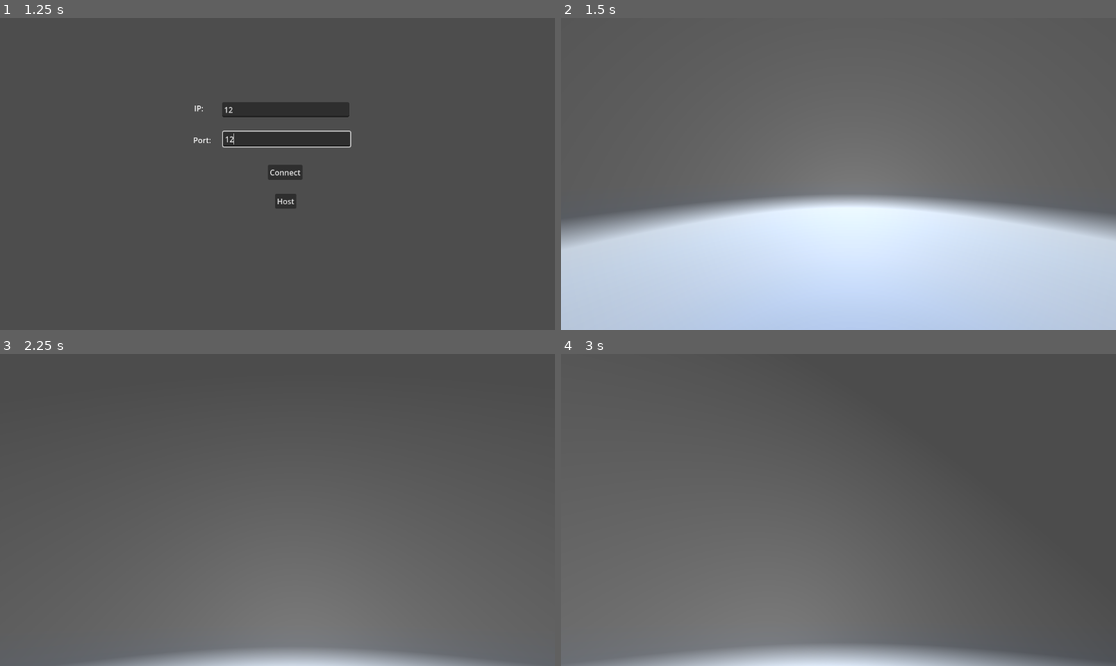
Above: before the commit, frames 1-4 (two rows, left to right).
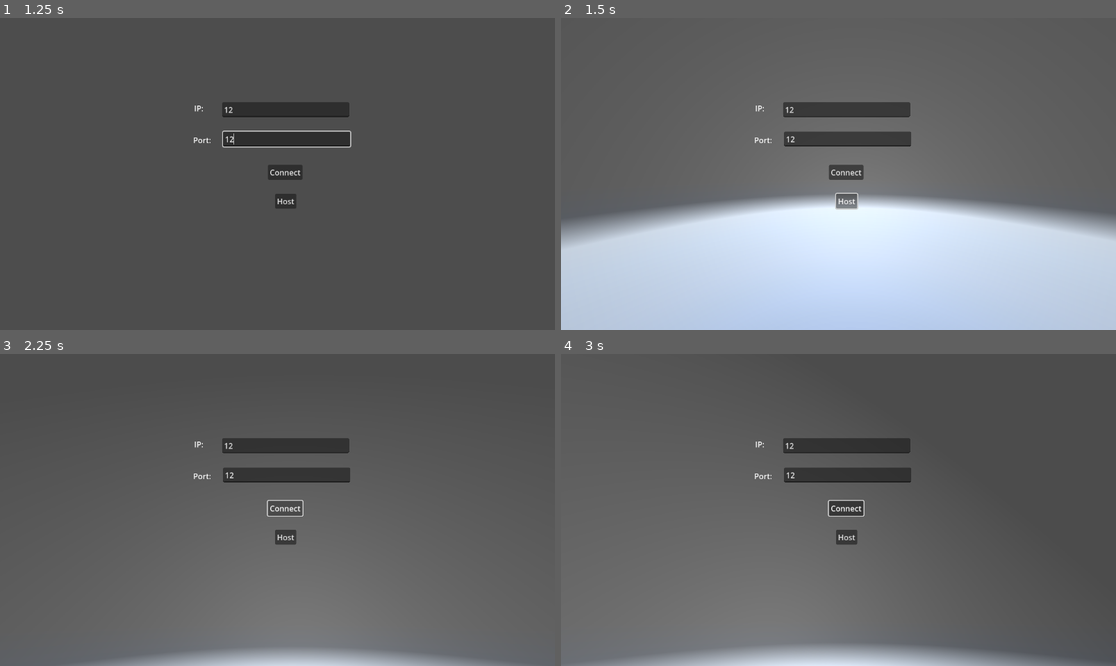
Above: after the commit, the same moments.

Repository: Magifire/FPS_Nugget
Game: Godot game, scene res://Menu.tscn
Same seed, same stepped clock (60 frames per second), same inputs: the game is played once before the commit and once after it. This scene is started directly instead of the project's main scene.
Inputs (mouse positions are in pixels of both pictures, inside the frame that each line leads up to):
- Up to frame 1 (1.25 s): click (283, 108) at 0.52 s; type "12" at 0.6 s; click (288, 139) at 0.75 s; type "12" at 0.83 s
- Up to frame 2 (1.5 s): click "Host" at 1.25 s
- Up to frame 3 (2.25 s): click (283, 506) at 2 s, where only the run after the commit has a clickable "Connect"
- Up to frame 4 (3 s): move the mouse to (866, 510) at 2.77 s; press the mouse at (866, 510) at 2.78 s; hold W (Up) from 2.78 s (still down)

Frame 1 is identical in both runs. In frame 2, 2.7% of the frame differs, in the area x 34-64%, y 26-62%; in frame 3, 2.6%; in frame 4, 2.7%.
Error before the commit: Cannot call method 'get_unique_id' on a null value. (res://CharacterBody3D.gd:25)
Error after the commit: Cannot call method 'get_unique_id' on a null value. (res://debug_level_1.gd:35)

Commit message:
Idfk

Diff:
--- a/character_body_3d.tscn
+++ b/character_body_3d.tscn
@@ -6,11 +6,6 @@
 [sub_resource type="CapsuleShape3D" id="CapsuleShape3D_ummqd"]
 radius = 0.858018
 height = 1.98318
-
-[sub_resource type="SceneReplicationConfig" id="SceneReplicationConfig_fuj5h"]
-properties/0/path = NodePath(".:rotation")
-properties/0/spawn = true
-properties/0/replication_mode = 1
 
 [node name="CharacterBody3D" type="CharacterBody3D"]
 script = ExtResource("1_ycw30")
@@ -27,6 +22,3 @@
 transform = Transform3D(-1, 0, -8.74228e-08, 0, 1, 0, 8.74228e-08, 0, -1, 0, 1, 0)
 
 [node name="Chicken" parent="Pivot" instance=ExtResource("2_37stb")]
-
-[node name="MultiplayerSynchronizer" type="MultiplayerSynchronizer" parent="."]
-replication_config = SubResource("SceneReplicationConfig_fuj5h")
--- a/debug_level_1.gd
+++ b/debug_level_1.gd
@@ -1,6 +1,4 @@
 extends Node
-
-signal connection_failed()
 
 var LocalPlayer = preload("res://character_body_3d.tscn").instantiate()
 
@@ -21,9 +19,20 @@
 		peer.create_server(7355, 16)
 		multiplayer.multiplayer_peer = peer
 
-	#$"MultiplayerSpawner".set_multiplayer_authority(peer.get_unique_id())
 	LocalPlayer.name = "Player" + str(peer.get_unique_id())
 	LocalPlayer.set_multiplayer_authority(peer.get_unique_id(), true)
 	root.get_node("Debug Level1").get_node("Player Spawner").add_child(LocalPlayer)
 
+	var multiplayer_synchronizer = MultiplayerSynchronizer.new()
+	root.add_child(multiplayer_synchronizer)
+
+	var config = SceneReplicationConfig.new()
+
+	for property in ['position', 'rotation']:
+		config.add_property(str(root.get_path, ':',property))
+
+	multiplayer_synchronizer.replication_config = config
+	var playerPath = "Player" + str(multiplayer.multiplayer_peer.get_unique_id())
+	multiplayer_synchronizer.set_root_path(root.get_node(playerPath).get_path())
+
 	root.remove_child(menu)
--- a/debug_level_1.tscn
+++ b/debug_level_1.tscn
@@ -44,4 +44,4 @@
 
 [node name="MultiplayerSpawner" type="MultiplayerSpawner" parent="."]
 _spawnable_scenes = PackedStringArray("res://character_body_3d.tscn")
-spawn_path = NodePath("..")
+spawn_path = NodePath("../Player Spawner")
Not shown: 1 places in character_body_3d.tscn that only renumber resources
